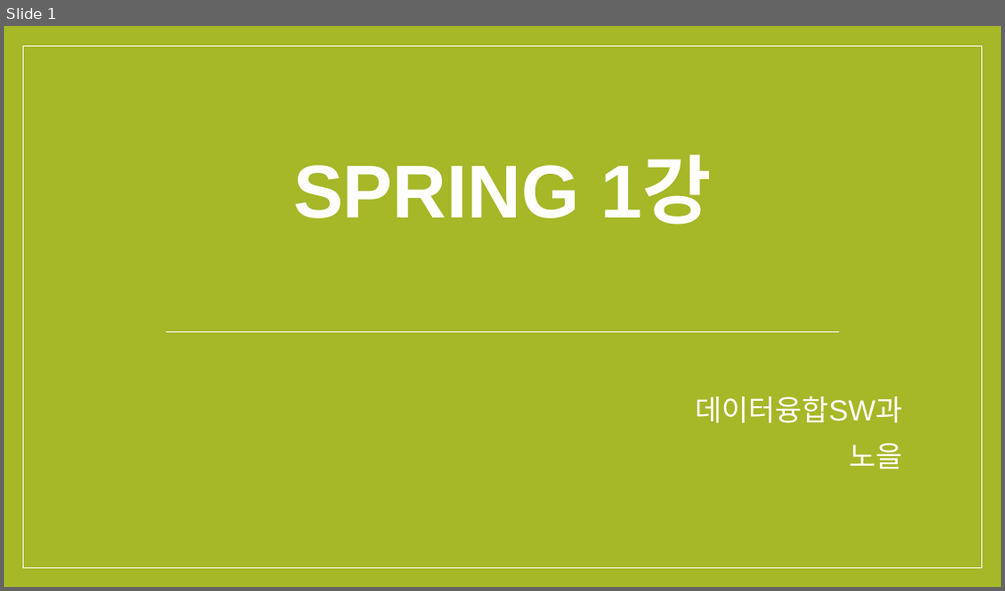
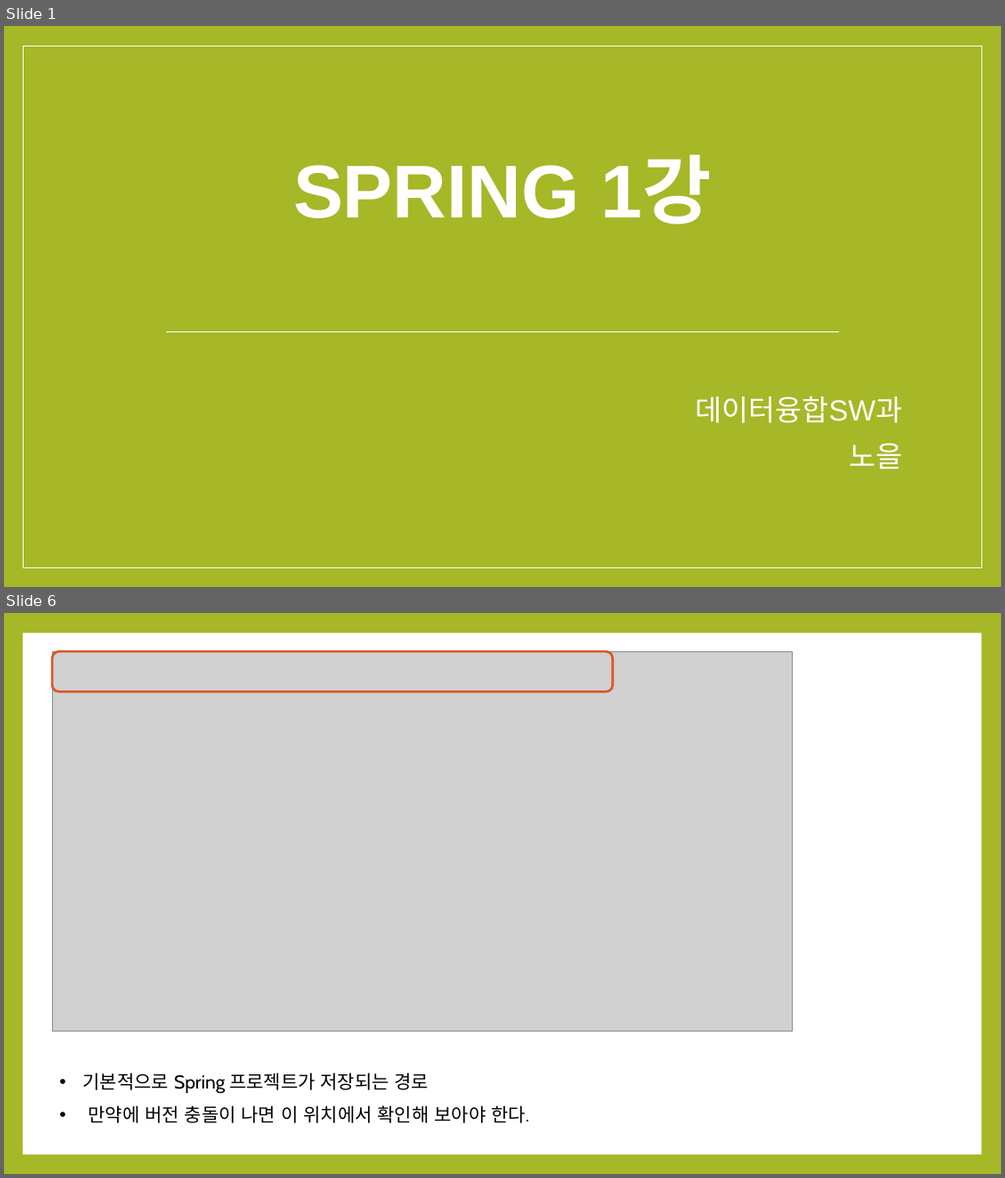
Before and after one commit to noheul1030/KOPO-Spring, a slide deck: KOPO-Spring(윤교수님)/Spring과제/Spring1강PPT.pptx. Shown one above the other, each under a label of ours: slide 1 before the commit, slides 1 and 6 after it; the slides between them are not shown. The pictures are 1005x591 and 1005x1178 pixels, drawn with LibreOffice and Linux fonts; fonts in the diff are those of the drawing; grey boxes stand for pictures. Boxes give left, top, right and bottom in pixels: in the first picture for what was removed or moved away, otherwise in the second. Text is boxed around its words. In the diff, an @@ line names an element or a change of style, - is before the commit and + after.

```diff
--- a/KOPO-Spring(윤교수님)/Spring과제/Spring1강PPT.pptx
+++ b/KOPO-Spring(윤교수님)/Spring과제/Spring1강PPT.pptx
@@ slide 6 added at (x1=4, y1=613, x2=1001, y2=1174), background #A6B727 @@
@@ rectangle added at (x1=23, y1=633, x2=981, y2=1154), fill #FFFFFF @@
@@ picture added at (x1=52, y1=651, x2=793, y2=1030) @@
@@ rounded rectangle added at (x1=52, y1=651, x2=613, y2=691), outline #DF5327 2.25 pt @@
@@ text added at (x1=83, y1=1072, x2=529, y2=1123), 18 pt, text #000000 @@
+• 기본적으로 Spring 프로젝트가 저장되는 경로
+• 만약에 버전 충돌이 나면 이 위치에서 확인해 보아야 한다.
```
Also in this commit, not shown: 8 other slides added, 12 slides removed.
